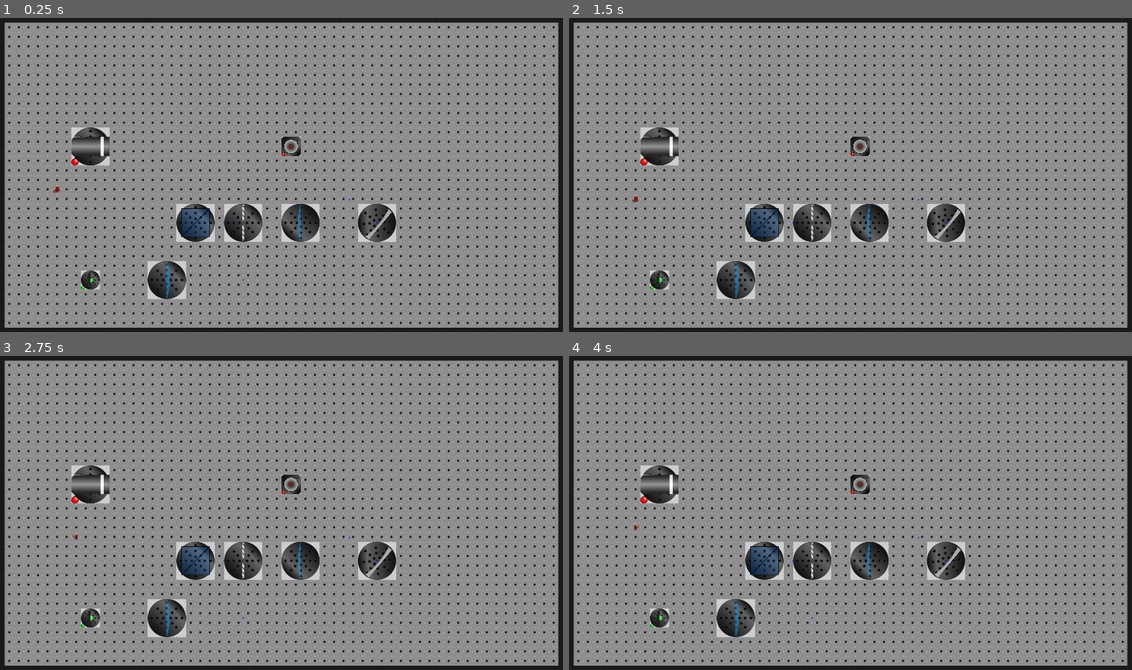
Above: before the commit, frames 1-4 (two rows, left to right).
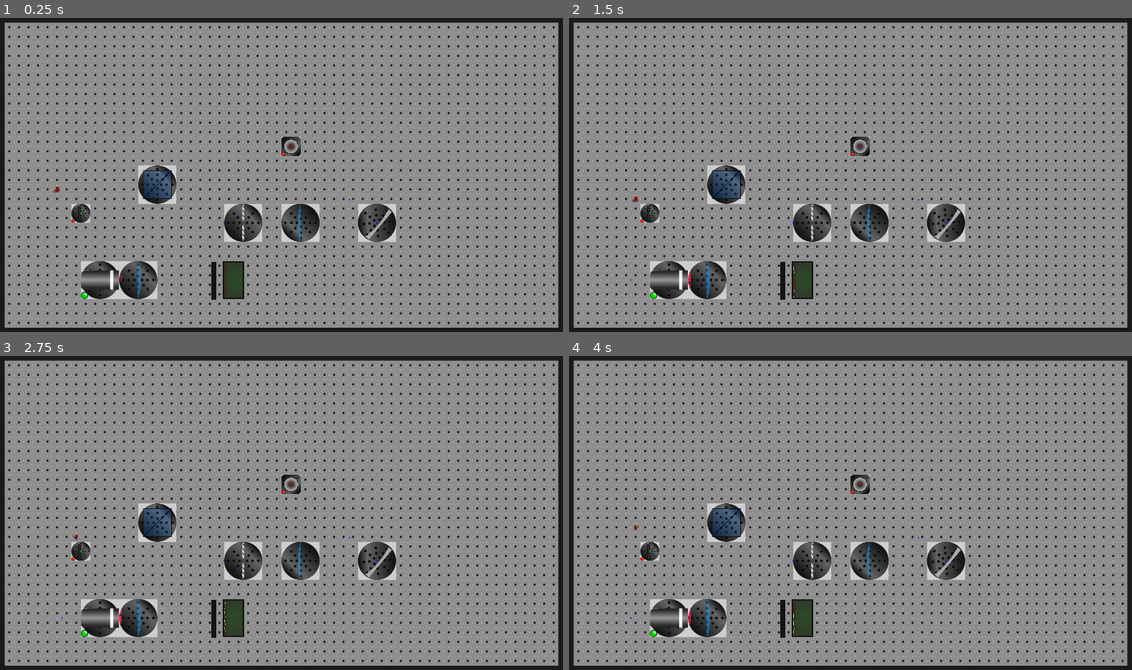
Above: after the commit, the same moments.

Repository: mbapplegate/maxwellDemon
Game: Godot game, scene res://worlds/test_world.tscn
Same seed, same stepped clock (60 frames per second), same inputs: the game is played once before the commit and once after it. The project has no main scene, so this scene is started directly.
Inputs:
- Up to frame 1 (0.25 s): no input
- Up to frame 2 (1.5 s): tap Enter at 0.5 s; hold Right (right) 0.53-1.28 s; hold Shift (pull) 0.53-1.28 s; tap Space (toggleEnergize) at 1.25 s; hold Down (down) from 1.28 s (still down); tap Q (rotateCCW) at 1.35 s
- Up to frame 3 (2.75 s): tap Enter at 2 s; release Down (down) at 2.03 s; hold Right (right) from 2.03 s (still down); hold E (rotateCW) from 2.03 s (still down)
- Up to frame 4 (4 s): tap Space (toggleEnergize) at 2.75, 2.85 s; release Right (right) at 2.78 s; release E (rotateCW) at 2.78 s; hold Up (up) 2.78-3.53 s; tap Enter at 3.5 s; hold Left (left) from 3.53 s (still down); hold Shift (pull) from 3.53 s (still down)

The runs differ from the first frame. In frame 1, 5.1% of the frame differs, in the area x 10-44%, y 34-90%; in frame 2, 5.1%; in frame 3, 5.1%; in frame 4, 5.1%.

Commit message:
Set up link between detector and screen

Diff:
--- a/project.godot
+++ b/project.godot
@@ -21,6 +21,11 @@
 window/size/resizable=false
 window/stretch/mode="viewport"
 window/stretch/scale_mode="integer"
+
+[filesystem]
+
+import/blender/enabled=false
+import/fbx/enabled=false
 
 [input]
 
--- a/scenes/DetectorElement/detector_element.gd
+++ b/scenes/DetectorElement/detector_element.gd
@@ -1,9 +1,12 @@
 extends Node2D
+@export var absorbs:bool = false
 @export var detectorHeight:int = 128
-@export var detectorWidth:int = 4
+@export var detectorWidth:int = 16
 
 @onready var detPoly = $detectorPoly
 @onready var detShape = $detectorPoly/detectorArea/detectorShape
+
+signal detectedPhoton(loc:float, en:float)
 
 func _ready():
 	detPoly.polygon = PackedVector2Array([Vector2(-detectorWidth/2.0,-detectorHeight/2.0),
@@ -11,5 +14,12 @@
 	Vector2(detectorWidth/2.0,detectorHeight/2.0),
 	Vector2(detectorWidth/2.0,-detectorHeight/2.0)])
 
-	detShape.shape.size = Vector2(detectorWidth,detectorHeight)
+	detShape.shape.size = Vector2(2,detectorHeight)
 	detShape.position = Vector2.ZERO
+
+func _ray_hit(photonObj:Object, collPoint:Vector2, _collNormal:Vector2, _collider:Object):
+	var localPoint = to_local(collPoint)
+	var pointPct = localPoint.y / detectorHeight + 0.5
+	detectedPhoton.emit(pointPct,photonObj.energy)
+	if (absorbs):
+		photonObj.rayDying = true
--- a/scenes/DetectorElement/detector_element.tscn
+++ b/scenes/DetectorElement/detector_element.tscn
@@ -10,7 +10,6 @@
 script = ExtResource("1_jhq0d")
 
 [node name="detectorPoly" type="Polygon2D" parent="."]
-visible = false
 color = Color(0.0784314, 0.0784314, 0.0784314, 1)
 polygon = PackedVector2Array(-2, -64, 2, -64, 2, 64, -2, 64)
 
--- a/scenes/DetectorScreen/detector_screen.gd
+++ b/scenes/DetectorScreen/detector_screen.gd
@@ -1,17 +1,26 @@
 extends Node2D
 
-const NUM_GRAPH_POINTS = 100
+@export var multiplier = 1.0
+@export var multiplierFixed = false
+const NUM_GRAPH_POINTS = 16
 const SCREEN_HEIGHT = 118.0
 const SCREEN_WIDTH = 64.0
-const ZERO_LOC = -24
+const ZERO_LOC = -30
+const MULTIPLIER_MAX = 1024.0
+const MULTIPLIER_MIN = 1/32.0
 @onready var graphLine = $screenSprite/graphLine
 var rng = RandomNumberGenerator.new()
-var multiplier = 1
 
 var graphXVals = []
 var graphYVals = []
+var increaseMultiplier = false
+var decreaseMultiplier = false
 
 func _ready():
+	for child in get_children():
+		if child.name == "DetectorElement":
+			child.detectedPhoton.connect(_packet_detected)
+
 	graphLine.clear_points()
 	graphXVals.resize(NUM_GRAPH_POINTS)
 	graphXVals.fill(0.0)
@@ -20,36 +29,60 @@
 
 	for i in NUM_GRAPH_POINTS:
 		graphYVals[i] = (-SCREEN_HEIGHT/2.0)+(SCREEN_HEIGHT/(NUM_GRAPH_POINTS-1))*i
-		graphXVals[i] = rng.randfn(0,5)+ZERO_LOC
-		graphLine.add_point(Vector2(graphXVals[i],graphYVals[i]))
+		graphLine.add_point(Vector2(ZERO_LOC,graphYVals[i]))
 
 func _draw_graph():
+	var numMax = 0
+	var numMin = 0
+	var maxX = -1000
+	var minX = 1000
+	var sumX = 0
 	for i in NUM_GRAPH_POINTS:
-		graphLine.set_point_position(i,Vector2(graphXVals[i]/multiplier,graphYVals[i]))
+		var thisXVal = min(SCREEN_WIDTH/2.0,max(-SCREEN_WIDTH/2.0,(graphXVals[i]*multiplier+ZERO_LOC)))
+		sumX += thisXVal
+		if thisXVal > maxX:
+			maxX = thisXVal
+		if thisXVal < minX:
+			minX = thisXVal
+
+		if thisXVal == SCREEN_WIDTH/2.0:
+			numMax += 1
+		elif thisXVal == -SCREEN_WIDTH/2.0:
+			numMin += 1
+
+		graphLine.set_point_position(i,Vector2(thisXVal,graphYVals[i]))
+
+	if not multiplierFixed:
+		var avgX = sumX / NUM_GRAPH_POINTS
+		if avgX > SCREEN_WIDTH/4.0 or maxX == SCREEN_WIDTH/2.0:
+			decreaseMultiplier = true
+		if maxX < 0:
+			increaseMultiplier = true
+
+		print("Avg: ", avgX, ", Max: ", maxX, ", Inc: ",increaseMultiplier, ", Dec: ", decreaseMultiplier, ", Mult: ",multiplier)
 
 func _add_noise(noiseScale:float):
 	for i in NUM_GRAPH_POINTS:
-		graphXVals[i] = max(-SCREEN_WIDTH/2.0,min(SCREEN_WIDTH/2.0,graphXVals[i] + rng.randfn(0,noiseScale)+ZERO_LOC))
+		graphXVals[i] += rng.randfn(0,noiseScale)
 
 func _clear_graph():
 	graphXVals.fill(0.0)
 
 func _packet_detected(location:float, energy:float):
-	var ind = int(round(location*NUM_GRAPH_POINTS))
-	graphXVals[ind] += energy
-
-func _adjust_multiplier():
-	var numMax = graphXVals.count(SCREEN_WIDTH/2.0)
-	if numMax > (0.6*NUM_GRAPH_POINTS):
-		multiplier /= 2.0
-	else:
-		var numMin = graphXVals.count(-SCREEN_WIDTH/2.0)
-		if numMin > (0.6*NUM_GRAPH_POINTS):
-			multiplier *= 2
+	var ind = max(0,min((NUM_GRAPH_POINTS-1),int(round(location*NUM_GRAPH_POINTS))))
+	graphXVals[ind] += (energy)
 
 
 func _on_timer_timeout():
+
+	if increaseMultiplier and multiplier < MULTIPLIER_MAX:
+		multiplier *= 2
+		increaseMultiplier = false
+
+	elif decreaseMultiplier and multiplier > MULTIPLIER_MIN:
+		multiplier /= 2
+		decreaseMultiplier = false
+
+	_add_noise(1)
+	_draw_graph()
 	_clear_graph()
-	_add_noise(25)
-	_adjust_multiplier()
-	_draw_graph()
--- a/scenes/DetectorScreen/detector_screen.tscn
+++ b/scenes/DetectorScreen/detector_screen.tscn
@@ -15,7 +15,7 @@
 
 [node name="screenArea" type="Area2D" parent="screenSprite"]
 collision_layer = 2
-collision_mask = 2
+collision_mask = 3
 
 [node name="screenShape" type="CollisionShape2D" parent="screenSprite/screenArea"]
 shape = SubResource("RectangleShape2D_8ao4v")
@@ -26,7 +26,6 @@
 default_color = Color(0.431373, 1, 0.588235, 1)
 
 [node name="Timer" type="Timer" parent="."]
-wait_time = 0.125
 autostart = true
 
 [connection signal="timeout" from="Timer" to="." method="_on_timer_timeout"]
--- a/worlds/test_world.tscn
+++ b/worlds/test_world.tscn
@@ -11,6 +11,8 @@
 [ext_resource type="PackedScene" uid="uid://c3mpywrtffsf3" path="res://scenes/LEDSource/led_source.tscn" id="9_amk6m"]
 [ext_resource type="PackedScene" uid="uid://catkndynfd4s5" path="res://scenes/ParabolicMirror/parabolic_mirror.tscn" id="9_fpswf"]
 [ext_resource type="PackedScene" uid="uid://b18q2fk6kxyef" path="res://scenes/Iris/iris.tscn" id="9_l7d0q"]
+[ext_resource type="PackedScene" uid="uid://bn6aixjawlc7b" path="res://scenes/DetectorScreen/detector_screen.tscn" id="12_2cdtv"]
+[ext_resource type="PackedScene" uid="uid://bg4msg2fafg6d" path="res://scenes/DetectorElement/detector_element.tscn" id="13_8rq10"]
 
 [sub_resource type="TileSetAtlasSource" id="TileSetAtlasSource_3e3qs"]
 resource_name = "Table"
@@ -56,16 +58,18 @@
 isEnergized = false
 
 [node name="LensPlanoConvex" parent="." instance=ExtResource("8_t0pox")]
-position = Vector2(576, 896)
+position = Vector2(481, 895)
 LENS_HEIGHT = 120
 isEnergizeable = false
 
 [node name="BeamSplitter" parent="." instance=ExtResource("8_78hy1")]
-position = Vector2(672, 704)
+position = Vector2(535, 568)
 
 [node name="LaserSource" parent="." instance=ExtResource("8_a3hu6")]
-position = Vector2(320, 448)
+position = Vector2(341, 895)
+numRaysPerTimeout = 5
 rayColor = Vector3(1, 0, 0.1)
+isEnergized = true
 
 [node name="parabolicMirror" parent="." instance=ExtResource("9_fpswf")]
 position = Vector2(1280, 704)
@@ -84,5 +88,15 @@
 isEnergizeable = false
 
 [node name="LEDSource" parent="." instance=ExtResource("9_amk6m")]
-position = Vector2(320, 896)
+position = Vector2(287, 664)
 scale = Vector2(0.5, 0.5)
+numRaysPerTimeout = 1
+isEnergized = false
+
+[node name="detectorScreen" parent="." instance=ExtResource("12_2cdtv")]
+position = Vector2(800, 896)
+multiplierFixed = true
+
+[node name="DetectorElement" parent="detectorScreen" instance=ExtResource("13_8rq10")]
+position = Vector2(-66.5092, 2.35608)
+absorbs = true
Not shown: 1 places in worlds/test_world.tscn that only renumber resources
